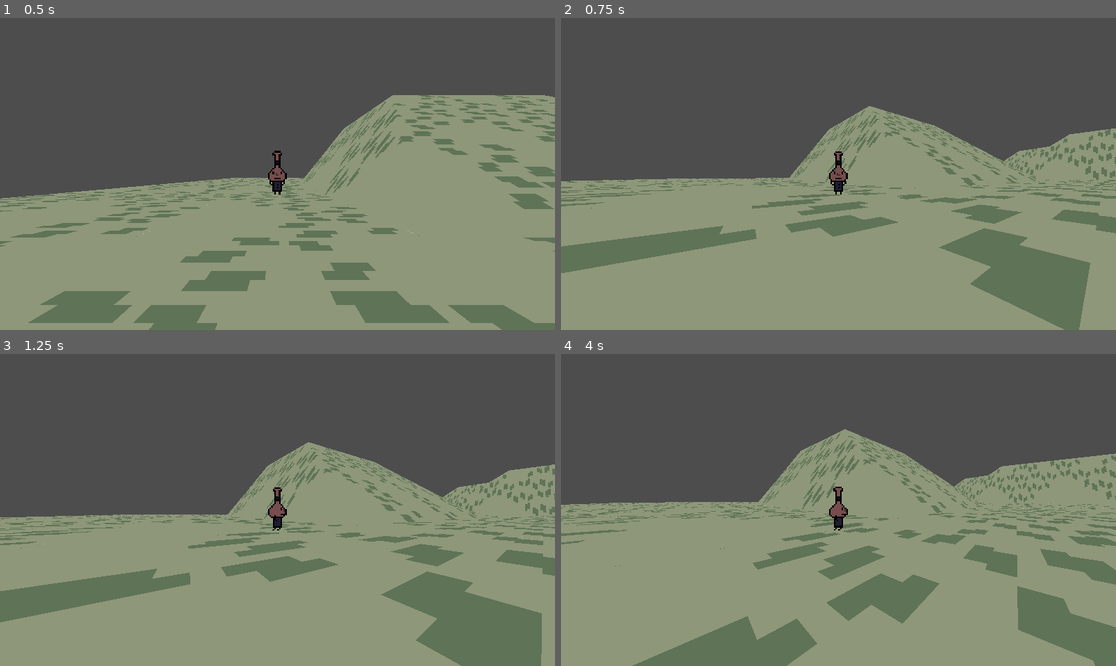
Above: before the commit, frames 1-4 (two rows, left to right).
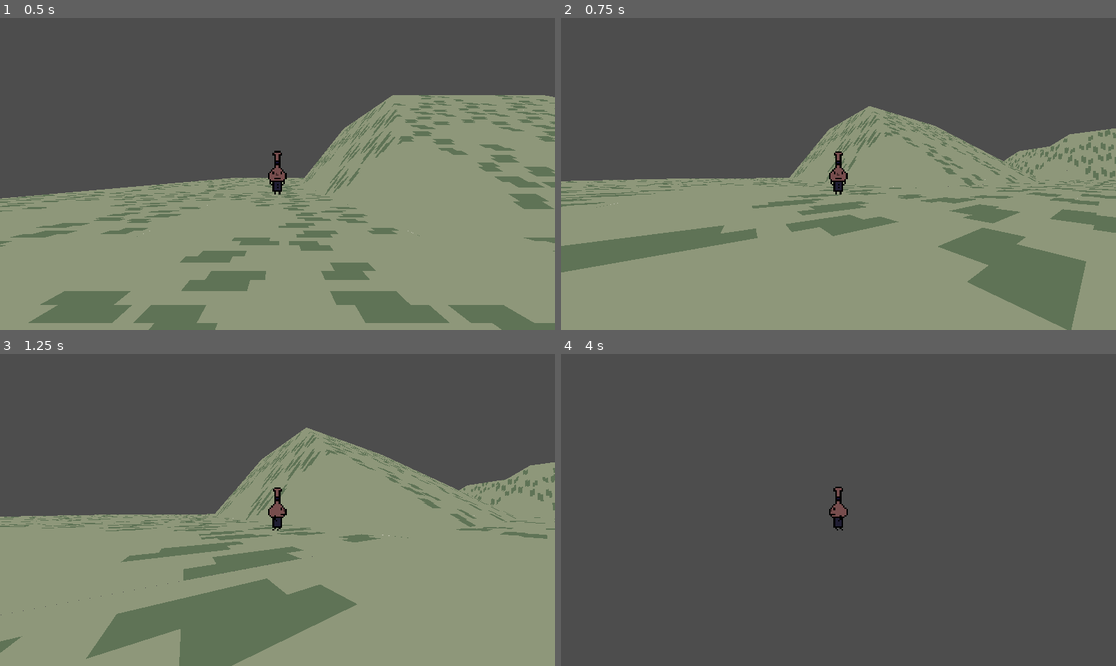
Above: after the commit, the same moments.

Repository: Phil-Nettekoven/gd-portfolio-site
Game: Godot game, scene res://scenes/world_1/world_1.tscn
The game is run twice, just before and just after one commit, with the same random seed, the same clock (stepped at 60 frames per second) and the same inputs.
Inputs (mouse positions are in pixels of both pictures, inside the frame that each line leads up to):
- Up to frame 1 (0.5 s): no input
- Up to frame 2 (0.75 s): move the mouse to (866, 174) at 0.52 s; hold W (up) from 0.53 s (still down); hold Space (sprint) from 0.53 s (still down)
- Up to frame 3 (1.25 s): keep holding W (up); keep holding Space (sprint)
- Up to frame 4 (4 s): keep holding W (up); move the mouse to (810, 510) at 1.27 s; release Space (sprint) at 1.28 s; tap Space (sprint) at 1.35, 2.85 s; move the mouse to (849, 503) at 2.02 s; hold Space (sprint) 2.03-2.78 s; move the mouse to (832, 516) at 2.77 s; move the mouse to (877, 513) at 3.52 s; hold Space (sprint) from 3.53 s (still down)

Frame 1 is identical in both runs. In frame 2, 0.9% of the frame differs, in the area x 0-100%, y 28-100%; in frame 3, 24%; in frame 4, 61%, in the area x 0-100%, y 24-100%.

Commit message:
reworked movement

Diff:
--- a/characters/player/camera_control.gd
+++ /dev/null
@@ -1,20 +0,0 @@
-extends SpringArm3D
-
-@export var mouse_sensitivity: float = 0.005
-
-# Called when the node enters the scene tree for the first time.
-func _ready() -> void:
-	Input.set_mouse_mode(Input.MOUSE_MODE_CAPTURED)
-
-func _unhandled_input(event: InputEvent) -> void:
-	if event is not InputEventMouseMotion: return
-
-	rotation.y -= event.relative.x * mouse_sensitivity
-	rotation.y = wrapf(rotation.y, 0.0, TAU)
-
-	rotation.x -= event.relative.y * mouse_sensitivity
-	rotation.x = clamp(rotation.x, -PI/2, PI/4)
-
-# Called every frame. 'delta' is the elapsed time since the previous frame.
-func _process(_delta: float) -> void:
-	pass
--- /dev/null
+++ b/characters/player/camera_pivot.gd
@@ -0,0 +1,17 @@
+extends Node3D
+
+@export_range(0.0, 1.0) var mouse_sensitivity:float = 0.005
+@export var tilt_limit:float = deg_to_rad(75)
+
+# Called when the node enters the scene tree for the first time.
+func _ready() -> void:
+	Input.set_mouse_mode(Input.MOUSE_MODE_CAPTURED)
+
+func _unhandled_input(event: InputEvent) -> void:
+	if event is not InputEventMouseMotion:
+		return
+
+	rotation.x -= event.relative.y * mouse_sensitivity
+	# Prevent the camera from rotating too far up or down.
+	rotation.x = clampf(rotation.x, -tilt_limit, tilt_limit)
+	rotation.y += -event.relative.x * mouse_sensitivity
--- a/characters/player/player.gd
+++ b/characters/player/player.gd
@@ -2,16 +2,19 @@
 
 @onready var jump_timer:Timer = $jump_timer
 @onready var spring_arm:SpringArm3D = $SpringArm3D
-@onready var camera:Camera3D = $SpringArm3D/Camera3D
+@onready var camera:Camera3D = %camera
 var can_jump:bool = true
 
-const SPEED:float = 10.0
+const MAX_SPEED:float  = 100.0
 const SPRINT_MOD:float = 2.0
+const ACCELERATION:float = 50
+const DECELERATION:float = 75
 
 const JUMP_VELOCITY:float = 2
 const JUMP_MOD:float = 1.25
 const JUMP_COOLDOWN:float = 0.05
 const GRAVITY_MOD:float = 2.0
+
 
 enum STATE {pathing, free, disabled}
 var state:STATE = STATE.free
@@ -34,13 +37,11 @@
 	if !(Input.is_action_pressed("left") || Input.is_action_pressed("right")): return
 	var direction:Vector2 = Input.get_vector("left", "right", "up", "down").normalized()
 
-	var cur_movespeed:float = SPEED
+	var cur_movespeed:float =     MAX_SPEED
 	var cur_jump_velocity:float = JUMP_VELOCITY
 	if Input.is_action_pressed("sprint"):
 		cur_movespeed *= SPRINT_MOD
 		cur_jump_velocity *= JUMP_MOD
-
-
 
 	if direction:
 		velocity.x = direction.x * cur_movespeed
@@ -52,32 +53,55 @@
 		#can_jump = false
 
 func free_movement(_delta:float)->void:
-
 	if not is_on_floor():
 		velocity += (get_gravity() * GRAVITY_MOD) * _delta
+		move_and_slide()
 		return
 
-	velocity.x = 0
-	velocity.z = 0
-
-	#var dir = Vector3(input.x, 0, input.y).rotated(Vector3.UP, spring_arm.rotation.y)
-	var input_dir :Vector2= Input.get_vector("left", "right", "up", "down")
-	var direction :Vector3 = Vector3(input_dir.x, 0, input_dir.y).normalized()
-	direction = direction.rotated(Vector3.UP, camera.global_position.y)
-
-	var cur_movespeed:float = SPEED
-	var cur_jump_velocity:float = JUMP_VELOCITY
-	if Input.is_action_pressed("sprint"):
-		cur_movespeed *= SPRINT_MOD
-		cur_jump_velocity *= JUMP_MOD
+	var input_dir:Vector2 = Input.get_vector("left","right","up","down")
+	var direction:Vector3 = Vector3(input_dir.x,0,input_dir.y).normalized()
+	direction = direction.rotated(Vector3.UP, camera.global_rotation.y)
 
 	if direction:
-		velocity.x = move_toward(velocity.x, direction.x, _delta*SPEED)
-		velocity.z = move_toward(velocity.z, direction.z, _delta*SPEED)
-		velocity.y = cur_jump_velocity
+		direction *= MAX_SPEED
+		velocity.x = move_toward(velocity.x, direction.x, _delta * ACCELERATION)
+		velocity.z = move_toward(velocity.z, direction.z, _delta * ACCELERATION)
 	else:
-		velocity.x = move_toward(velocity.x, 0, SPEED)
-		velocity.z = move_toward(velocity.z, 0, SPEED)
+		velocity.x = move_toward(velocity.x, 0, _delta * DECELERATION)
+		velocity.z = move_toward(velocity.z, 0, _delta * DECELERATION)
+
+	move_and_slide()
+#	if not (is_on_floor() and velocity.y <= 0): return
+#
+#	if velocity.
+
+#func free_movement_old(_delta:float)->void:
+#
+#	if not is_on_floor():
+#		velocity += (get_gravity() * 1) * _delta
+#		return
+#
+##	velocity.x = 0
+##	velocity.z = 0
+#
+#	#var dir = Vector3(input.x, 0, input.y).rotated(Vector3.UP, spring_arm.rotation.y)
+#	var input_dir :Vector2= Input.get_vector("left", "right", "up", "down")
+#	var direction :Vector3 = Vector3(input_dir.x, 0, input_dir.y).normalized()
+#	direction = direction.rotated(Vector3.UP, camera.global_position.y)
+#
+#	var cur_movespeed:float = SPEED
+#	var cur_jump_velocity:float = JUMP_VELOCITY
+#	if Input.is_action_pressed("sprint"):
+#		cur_movespeed *= SPRINT_MOD
+#		cur_jump_velocity *= JUMP_MOD
+#
+#	if direction:
+#		velocity.x = move_toward(velocity.x, direction.x, _delta*cur_movespeed)
+#		velocity.z = move_toward(velocity.z, direction.z, _delta*cur_movespeed)
+#		velocity.y = cur_jump_velocity
+#	else:
+#		velocity.x = move_toward(velocity.x, 0, cur_movespeed)
+#		velocity.z = move_toward(velocity.z, 0, cur_movespeed)
 
 func handle_animations()->void:
 	var idle:bool = false
@@ -123,7 +147,6 @@
 
 func _process(delta: float) -> void:
 
-
 	if state == STATE.pathing:
 		path_movement(delta)
 	elif state == STATE.free:
@@ -131,4 +154,3 @@
 	else: ##DISABLED
 		return
 	handle_animations()
-	move_and_slide()
--- a/characters/player/player.tscn
+++ b/characters/player/player.tscn
@@ -2,7 +2,7 @@
 
 [ext_resource type="Script" uid="uid://qd54rs2lhm00" path="res://characters/player/player.gd" id="1_xxgcw"]
 [ext_resource type="Texture2D" uid="uid://f547568wka2q" path="res://characters/player/pothead.png" id="2_xxgcw"]
-[ext_resource type="Script" uid="uid://ybfcsej5wgx3" path="res://characters/player/camera_control.gd" id="3_exd8k"]
+[ext_resource type="Script" uid="uid://ybfcsej5wgx3" path="res://characters/player/camera_pivot.gd" id="3_exd8k"]
 
 [sub_resource type="CapsuleShape3D" id="CapsuleShape3D_b886q"]
 
@@ -106,6 +106,9 @@
 }]
 
 [node name="player" type="CharacterBody3D"]
+collision_layer = 2
+collision_mask = 5
+platform_floor_layers = 4294967041
 script = ExtResource("1_xxgcw")
 metadata/_edit_lock_ = true
 
@@ -127,13 +130,17 @@
 [node name="jump_timer" type="Timer" parent="."]
 one_shot = true
 
-[node name="SpringArm3D" type="SpringArm3D" parent="."]
-transform = Transform3D(1, 0, 0, 0, 1, 0, 0, 0, 1, 0.0125256, 1.32809, 0)
-spring_length = 10.0
+[node name="camera_pivot" type="Node3D" parent="."]
 script = ExtResource("3_exd8k")
 metadata/_edit_lock_ = true
 
-[node name="Camera3D" type="Camera3D" parent="SpringArm3D"]
+[node name="SpringArm3D" type="SpringArm3D" parent="camera_pivot"]
+transform = Transform3D(1, 0, 0, 0, 1, 0, 0, 0, 1, 0.0125256, 1.32809, 0)
+spring_length = 10.0
+metadata/_edit_lock_ = true
+
+[node name="camera" type="Camera3D" parent="camera_pivot/SpringArm3D"]
+unique_name_in_owner = true
 fov = 90.0
 metadata/_edit_lock_ = true
 
--- a/project.godot
+++ b/project.godot
@@ -67,6 +67,12 @@
 ]
 }
 
+[layer_names]
+
+3d_physics/layer_1="terrain"
+3d_physics/layer_2="player"
+3d_physics/layer_3="npc"
+
 [rendering]
 
 textures/canvas_textures/default_texture_filter=0
--- a/scenes/lobby/lobby.tscn
+++ b/scenes/lobby/lobby.tscn
@@ -17,11 +17,6 @@
 unique_name_in_owner = true
 transform = Transform3D(1, 0, 0, 0, 1, 0, 0, 0, 1, 1.60308, 2.40946, -0.406272)
 
-[node name="Camera3D" type="Camera3D" parent="player"]
-transform = Transform3D(1, 0, 0, 0, 1, 0, 0, 0, 1, 0.75, 1.093, 6.722)
-fov = 90.0
-metadata/_edit_lock_ = true
-
 [node name="side_scroll_area" type="Area3D" parent="."]
 transform = Transform3D(1, 0, 0, 0, 1, 0, 0, 0, 1, 13.0509, 0, 0)
 script = ExtResource("3_mlusu")
Binary file added: art/textures/FLOWER.png
Not shown, added: art/textures/FLOWER.png.import
Binary file added: art/textures/Flower.jpg
Not shown, added: art/textures/Flower.jpg.import
Binary file added: art/textures/Stone Relief.png
Not shown, added: art/textures/Stone Relief.png.import
Binary file added: art/textures/Stone.png
Not shown, added: art/textures/Stone.png.import
Binary file added: art/textures/Stone_1.png
Not shown, added: art/textures/Stone_1.png.import
Renamed: characters/player/camera_control.gd.uid -> characters/player/camera_pivot.gd.uid
